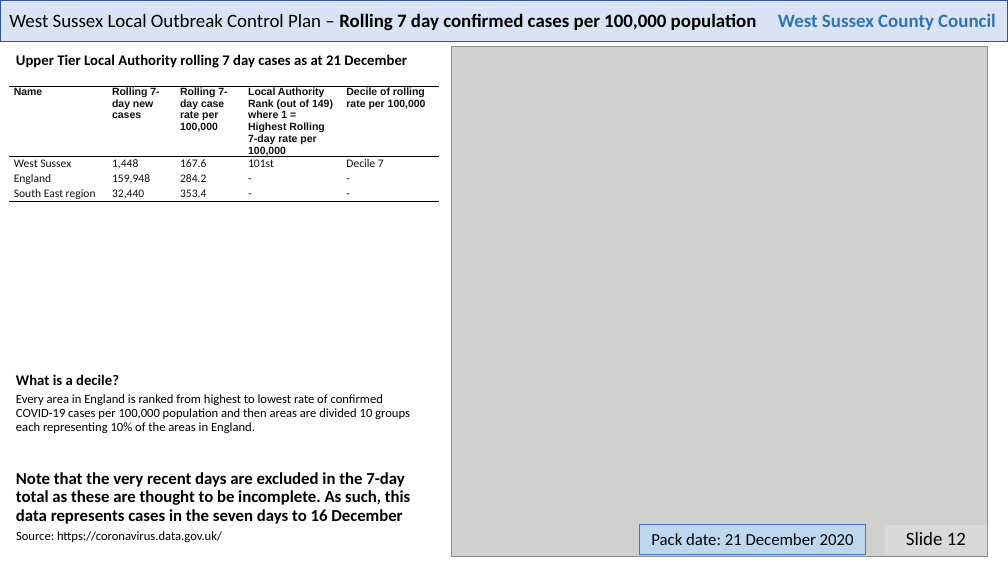
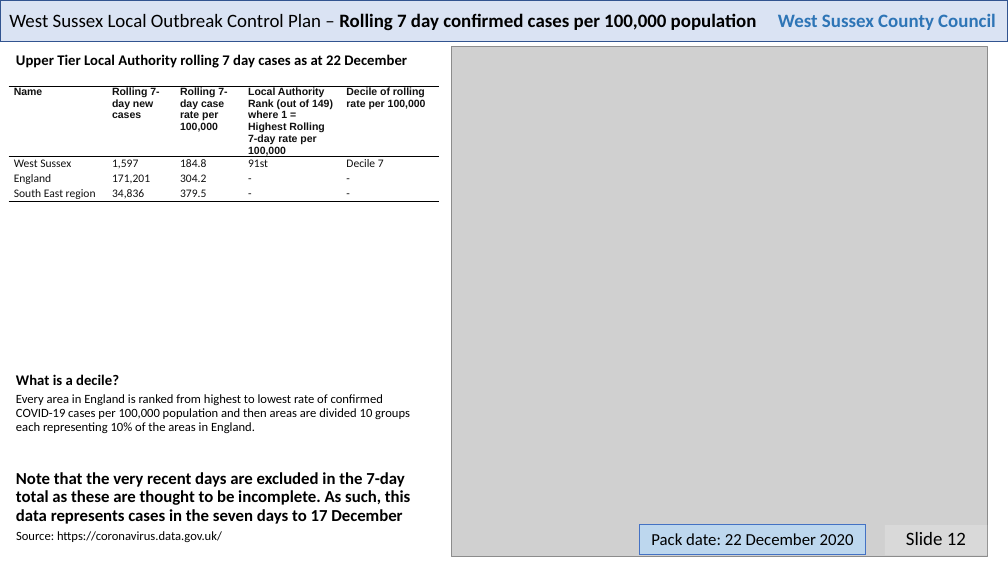
Before and after one commit to psychty/wsx_covid_datapack_public, a slide deck: slide 12 of Latest_West_Sussex_C19_slide_deck.pptx. Drawn at 1008x567 pixels with LibreOffice and Linux fonts; fonts in the diff are those of the drawing; grey boxes stand for pictures. Boxes give left, top, right and bottom in pixels: in the first picture for what was removed or moved away, otherwise in the second. Text is boxed around its words. In the diff, an @@ line names an element or a change of style, - is before the commit and + after.

```diff
--- a/Latest_West_Sussex_C19_slide_deck.pptx
+++ b/Latest_West_Sussex_C19_slide_deck.pptx
@@ text at [16,54,407,68]: text changed @@
-Upper Tier Local Authority rolling 7 day cases as at 21 December
+Upper Tier Local Authority rolling 7 day cases as at 22 December
@@ table at [8,86,439,296] @@
-row 2: West Sussex | 1,448 | 167.6 | 101st | Decile 7
+row 2: West Sussex | 1,597 | 184.8 | 91st | Decile 7
-row 3, column 2: 159,948
+row 3, column 2: 171,201
-row 3, column 3: 284.2
+row 3, column 3: 304.2
-row 4, column 2: 32,440
+row 4, column 2: 34,836
-row 4, column 3: 353.4
+row 4, column 3: 379.5
@@ text at [16,472,411,524]: text changed @@
-Note that the very recent days are excluded in the 7-day total as these are thought to be incomplete. As such, this data represents cases in the seven days to 16 December
+Note that the very recent days are excluded in the 7-day total as these are thought to be incomplete. As such, this data represents cases in the seven days to 17 December
@@ text in rectangle at [651,533,854,545]: text changed @@
-Pack date: 21 December 2020
+Pack date: 22 December 2020
```
Also in this commit, not shown: 22 other slides changed, 48 other files.
